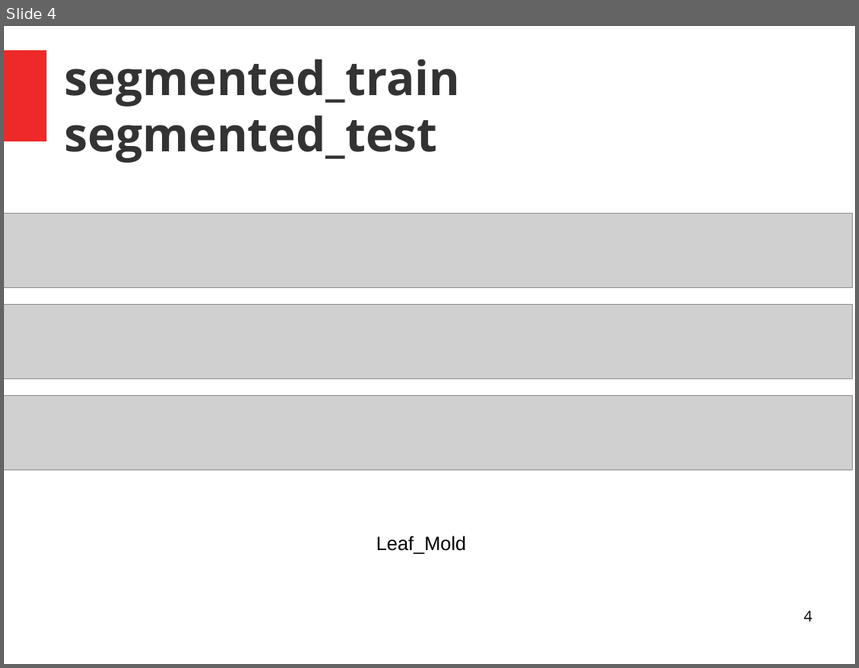
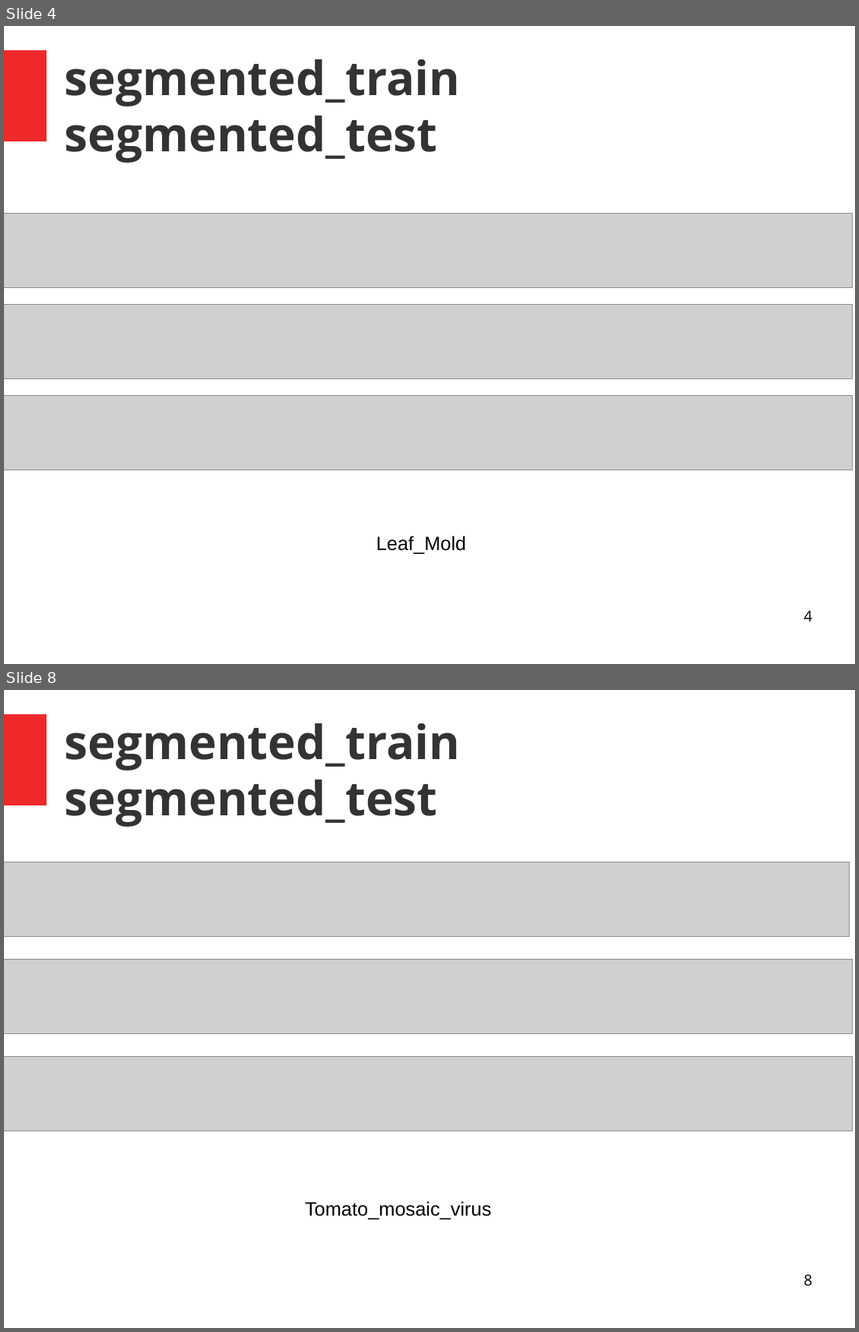
Before and after one commit to jarvis0/tomato-diseases, a slide deck: DL/model_evaluations/segmented_train/segmented_train (copy).odp. Shown one above the other, each under a label of ours: slide 4 before the commit, slides 4 and 8 after it; the slides between them are not shown. The pictures are 859x668 and 859x1332 pixels, drawn with LibreOffice and Linux fonts; fonts in the diff are those of the drawing; grey boxes stand for pictures. Boxes give left, top, right and bottom in pixels: in the first picture for what was removed or moved away, otherwise in the second. Text is boxed around its words. In the diff, an @@ line names an element or a change of style, - is before the commit and + after.

```diff
--- a/DL/model_evaluations/segmented_train/segmented_train (copy).odp
+++ b/DL/model_evaluations/segmented_train/segmented_train (copy).odp
@@ slide 8 added at <box>4,690,855,1328</box>, background #FFFFFF; not listed: 1 template element that a slide beside it also shows @@
@@ title added at <box>65,723,460,827</box>, 44 pt, text #333333, bold @@
+segmented_train
+segmented_test
@@ picture added at <box>4,863,850,936</box> @@
@@ picture added at <box>4,960,852,1034</box> @@
@@ picture added at <box>4,1057,852,1131</box> @@
@@ text added at <box>305,1201,491,1220</box>, 18 pt, text #000000 @@
+Tomato_mosaic_virus
@@ page number added at <box>804,1274,813,1287</box>, 14 pt, text #000000 @@
+8
```
Also in this commit, not shown: 3 slides changed, 2 other slides added, 20 other files.
